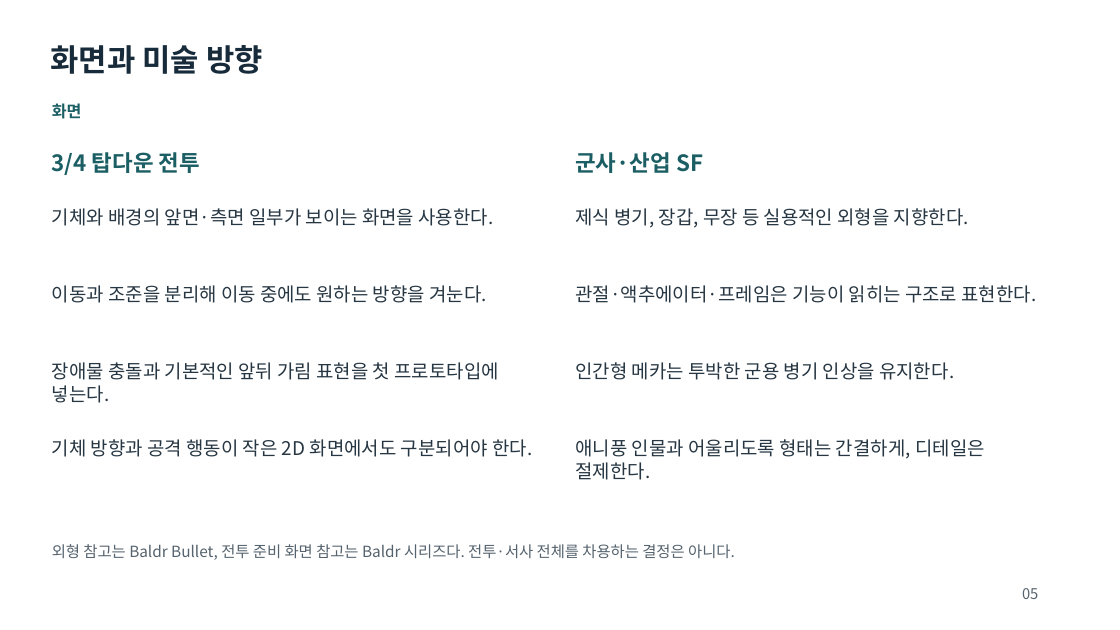
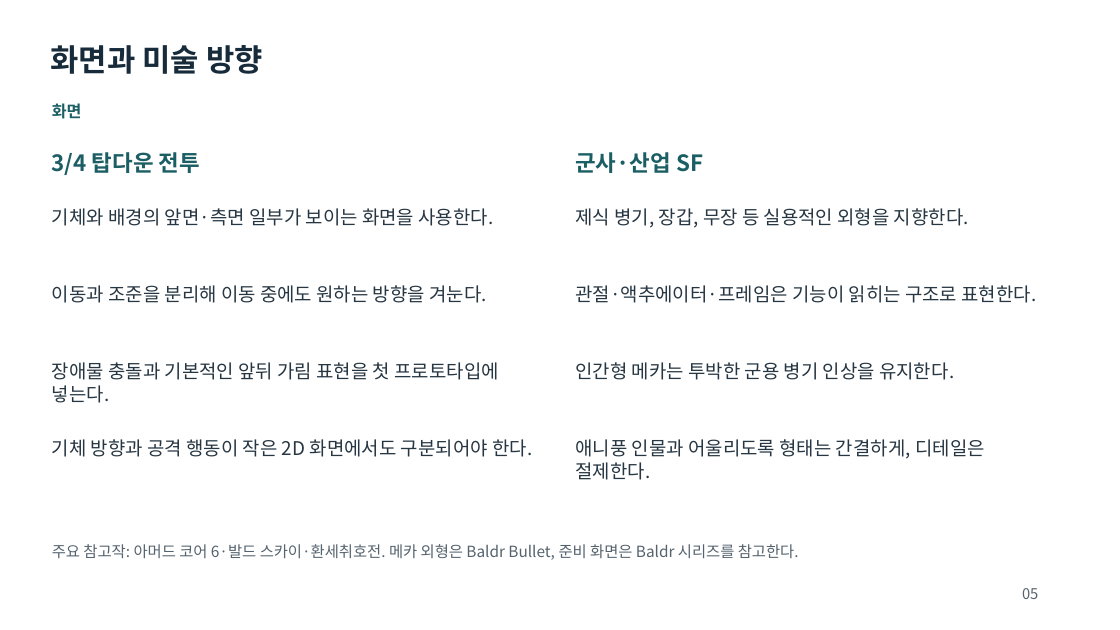
Before and after one commit to rachimel/FerrialDrive, a slide deck: slide 5 of docs/기획서.pptx. Drawn at 1120x630 pixels with LibreOffice and Linux fonts; fonts in the diff are those of the drawing. Boxes give left, top, right and bottom in pixels: in the first picture for what was removed or moved away, otherwise in the second. Text is boxed around its words. In the diff, an @@ line names an element or a change of style, - is before the commit and + after.

```diff
--- a/docs/기획서.pptx
+++ b/docs/기획서.pptx
@@ text at (52,544,799,560): text changed @@
-외형 참고는 Baldr Bullet, 전투 준비 화면 참고는 Baldr 시리즈다. 전투·서사 전체를 차용하는 결정은 아니다.
+주요 참고작: 아머드 코어 6·발드 스카이·환세취호전. 메카 외형은 Baldr Bullet, 준비 화면은 Baldr 시리즈를 참고한다.
```
Also in this commit, not shown: 5 other slides changed, 2 other files.
